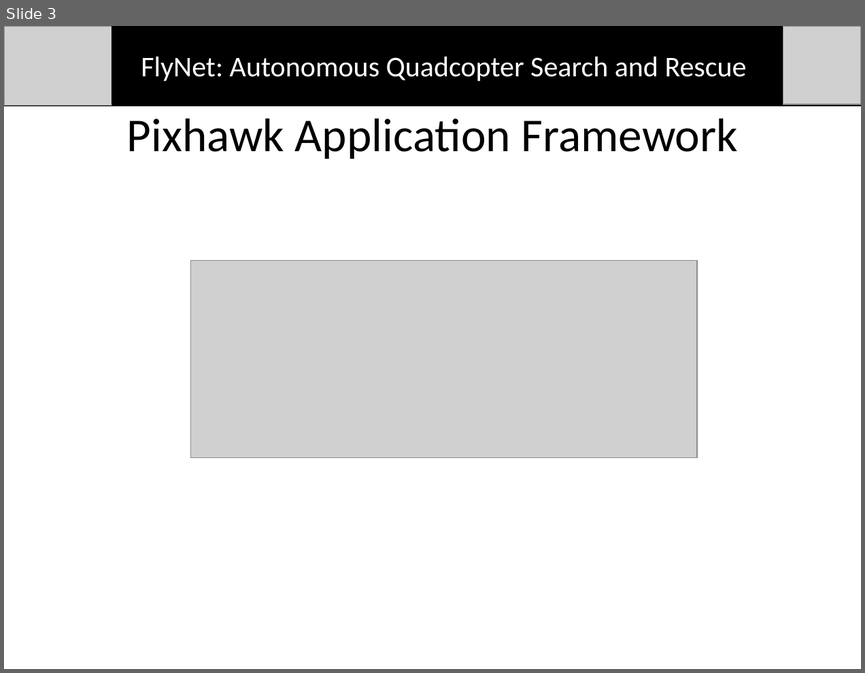
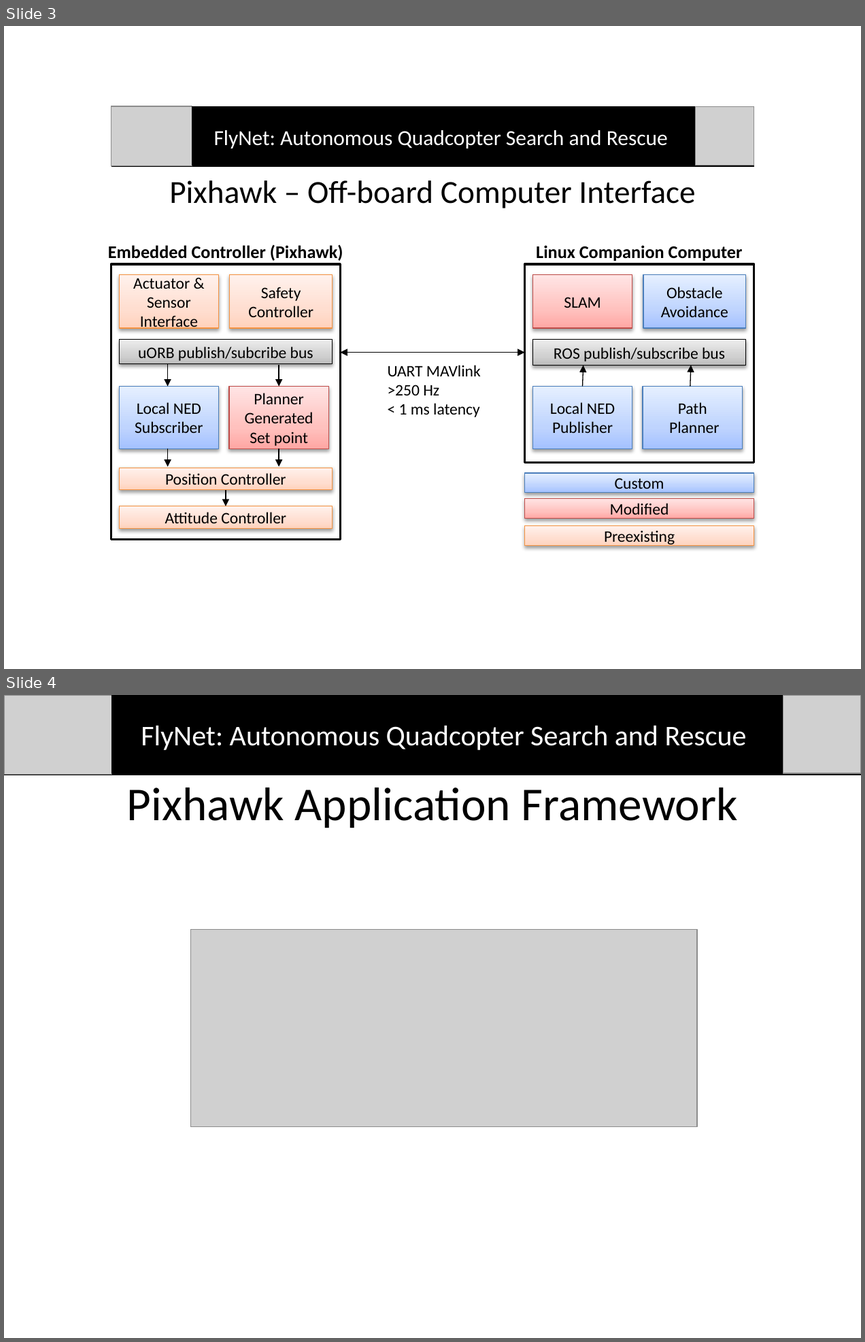
Before and after one commit to dtbinh/FlyNet, a slide deck: Presentations/Mid Semester Review/Individual_Slides/Bryce/Slide template.pptx. Shown one above the other, each under a label of ours: slide 3 before the commit, slides 3 and 4 after it. The pictures are 865x673 and 865x1342 pixels, drawn with LibreOffice and Linux fonts; fonts in the diff are those of the drawing; grey boxes stand for pictures. Boxes give left, top, right and bottom in pixels: in the first picture for what was removed or moved away, otherwise in the second. Text is boxed around its words. In the diff, an @@ line names an element or a change of style, - is before the commit and + after.

Commit message:
updateing slides

```diff
--- a/Presentations/Mid Semester Review/Individual_Slides/Bryce/Slide template.pptx
+++ b/Presentations/Mid Semester Review/Individual_Slides/Bryce/Slide template.pptx
@@ slide 3 added at <box>4,26,861,669</box>, background #FFFFFF @@
@@ group added at <box>111,106,753,165</box>: 2 pictures, 1 line, 1 rectangle, 1 text @@
+FlyNet: Autonomous Quadcopter Search and Rescue
@@ title added at <box>169,180,695,208</box>, 27 pt, text #000000 @@
+Pixhawk – Off-board Computer Interface
@@ text added at <box>108,244,343,261</box>, 15 pt, text #000000, bold @@
+Embedded Controller (Pixhawk)
@@ text added at <box>536,245,742,261</box>, 15 pt, text #000000, bold @@
+Linux Companion Computer
@@ rectangle added at <box>111,264,340,539</box>, fill #FFFFFF, outline #000000 2 pt @@
@@ rectangle added at <box>525,264,753,463</box>, fill #FFFFFF, outline #000000 2 pt @@
@@ rectangle added at <box>119,274,218,328</box>, fill gradient #FFD2BD to #FFDED0 to #FFF2ED, outline #F69240 0.75 pt, 13.5 pt, text #000000 @@
+Actuator & Sensor Interface
@@ rectangle added at <box>229,274,332,328</box>, fill gradient #FFD2BD to #FFDED0 to #FFF2ED, outline #F69240 0.75 pt, 13.5 pt, text #000000 @@
+Safety Controller
@@ rectangle added at <box>532,274,632,328</box>, fill gradient #FFA6A5 to #FFC0BF to #FFE7E7, outline #BF4C48 0.75 pt, 13.5 pt, text #000000 @@
+SLAM
@@ rectangle added at <box>643,274,746,328</box>, fill gradient #A4C4FF to #BFD4FF to #E6EEFF, outline #4B7EBC 0.75 pt, 13.5 pt, text #000000 @@
+Obstacle Avoidance
@@ rectangle added at <box>119,339,332,365</box>, fill gradient #BDBDBD to #D1D1D1 to #EEEEEE, outline #000000 0.75 pt, 13.5 pt, text #000000 @@
+uORB publish/subcribe bus
@@ rectangle added at <box>532,339,746,365</box>, fill gradient #BDBDBD to #D1D1D1 to #EEEEEE, outline #000000 0.75 pt, 13.5 pt, text #000000 @@
+ROS publish/subscribe bus
@@ arrow added from (168, 363) to (168, 386), #000000 0.75 pt @@
@@ arrow added from (279, 365) to (279, 386), #000000 0.75 pt @@
@@ double arrow added from (340, 352) to (525, 352), #000000 0.75 pt @@
@@ text added at <box>388,365,481,417</box>, 13.5 pt, text #000000 @@
+UART MAVlink
+>250 Hz
+< 1 ms latency
@@ arrow added from (582, 386) to (583, 365), #000000 0.75 pt @@
@@ arrow added from (690, 386) to (691, 365), #000000 0.75 pt @@
@@ rectangle added at <box>119,386,218,448</box>, fill gradient #A4C4FF to #BFD4FF to #E6EEFF, outline #4B7EBC 0.75 pt, 13.5 pt, text #000000 @@
+Local NED Subscriber
@@ rectangle added at <box>229,386,329,448</box>, fill gradient #FFA6A5 to #FFC0BF to #FFE7E7, outline #BF4C48 0.75 pt, 13.5 pt, text #000000 @@
+Planner Generated Set point
@@ rectangle added at <box>532,386,632,448</box>, fill gradient #A4C4FF to #BFD4FF to #E6EEFF, outline #4B7EBC 0.75 pt, 13.5 pt, text #000000 @@
+Local NED Publisher
@@ rectangle added at <box>643,386,742,448</box>, fill gradient #A4C4FF to #BFD4FF to #E6EEFF, outline #4B7EBC 0.75 pt, 13.5 pt, text #000000 @@
+Path
+Planner
@@ arrow added from (168, 448) to (168, 467), #000000 0.75 pt @@
@@ arrow added from (279, 448) to (279, 467), #000000 0.75 pt @@
@@ rectangle added at <box>119,467,332,490</box>, fill gradient #FFD2BD to #FFDED0 to #FFF2ED, outline #F69240 0.75 pt, 13.5 pt, text #000000 @@
+Position Controller
@@ rectangle added at <box>525,472,753,492</box>, fill gradient #A4C4FF to #BFD4FF to #E6EEFF, outline #4B7EBC 0.75 pt, 13.5 pt, text #000000 @@
+Custom
@@ arrow added from (226, 490) to (226, 506), #000000 0.75 pt @@
@@ rectangle added at <box>119,506,332,528</box>, fill gradient #FFD2BD to #FFDED0 to #FFF2ED, outline #F69240 0.75 pt, 13.5 pt, text #000000 @@
+Attitude Controller
@@ rectangle added at <box>525,498,753,518</box>, fill gradient #FFA6A5 to #FFC0BF to #FFE7E7, outline #BF4C48 0.75 pt, 13.5 pt, text #000000 @@
+Modified
@@ rectangle added at <box>525,526,753,546</box>, fill gradient #FFD2BD to #FFDED0 to #FFF2ED, outline #F69240 0.75 pt, 13.5 pt, text #000000 @@
+Preexisting
@@ what was slide 3 is now slide 4 @@
```
Also in this commit, not shown: 3 other files.
